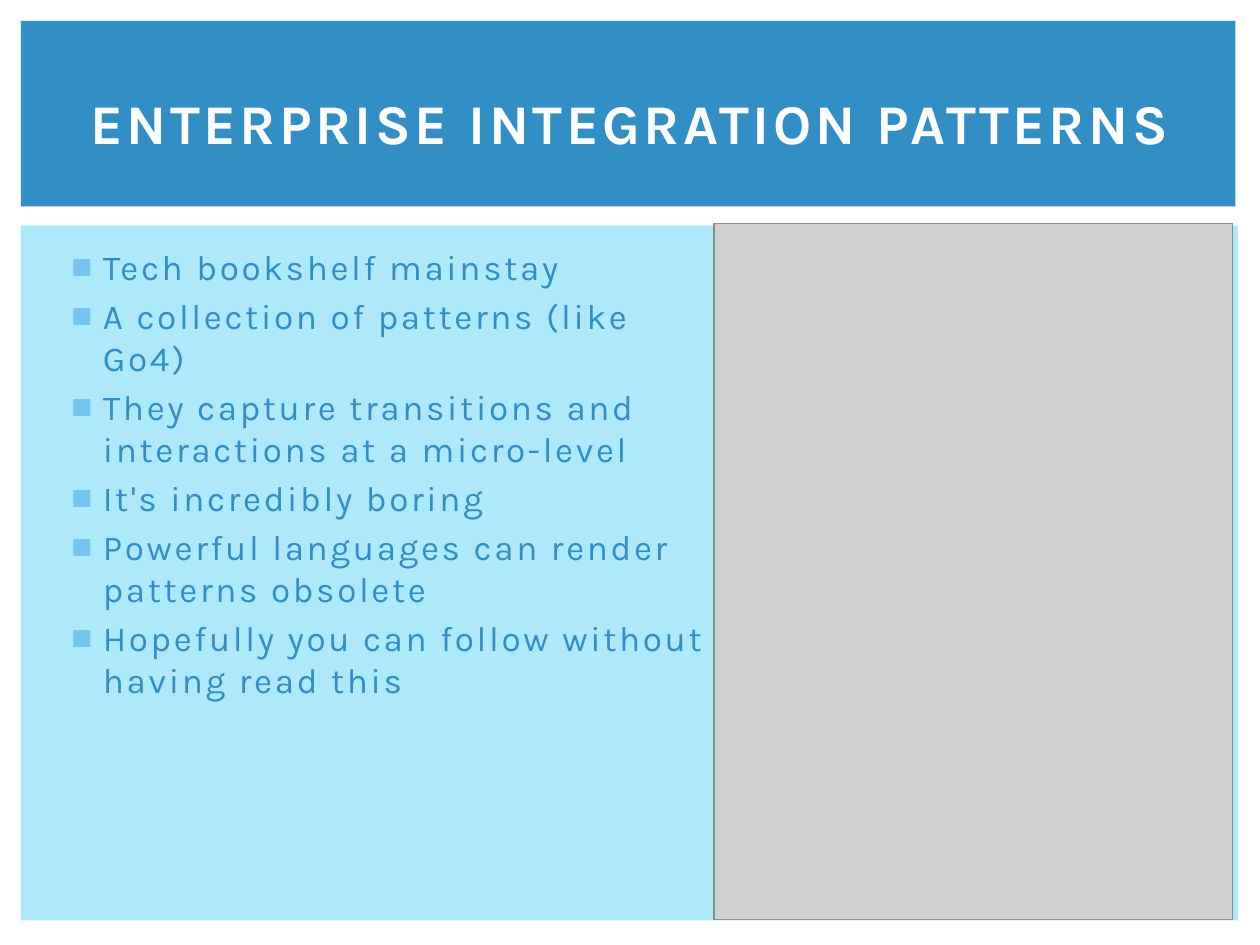
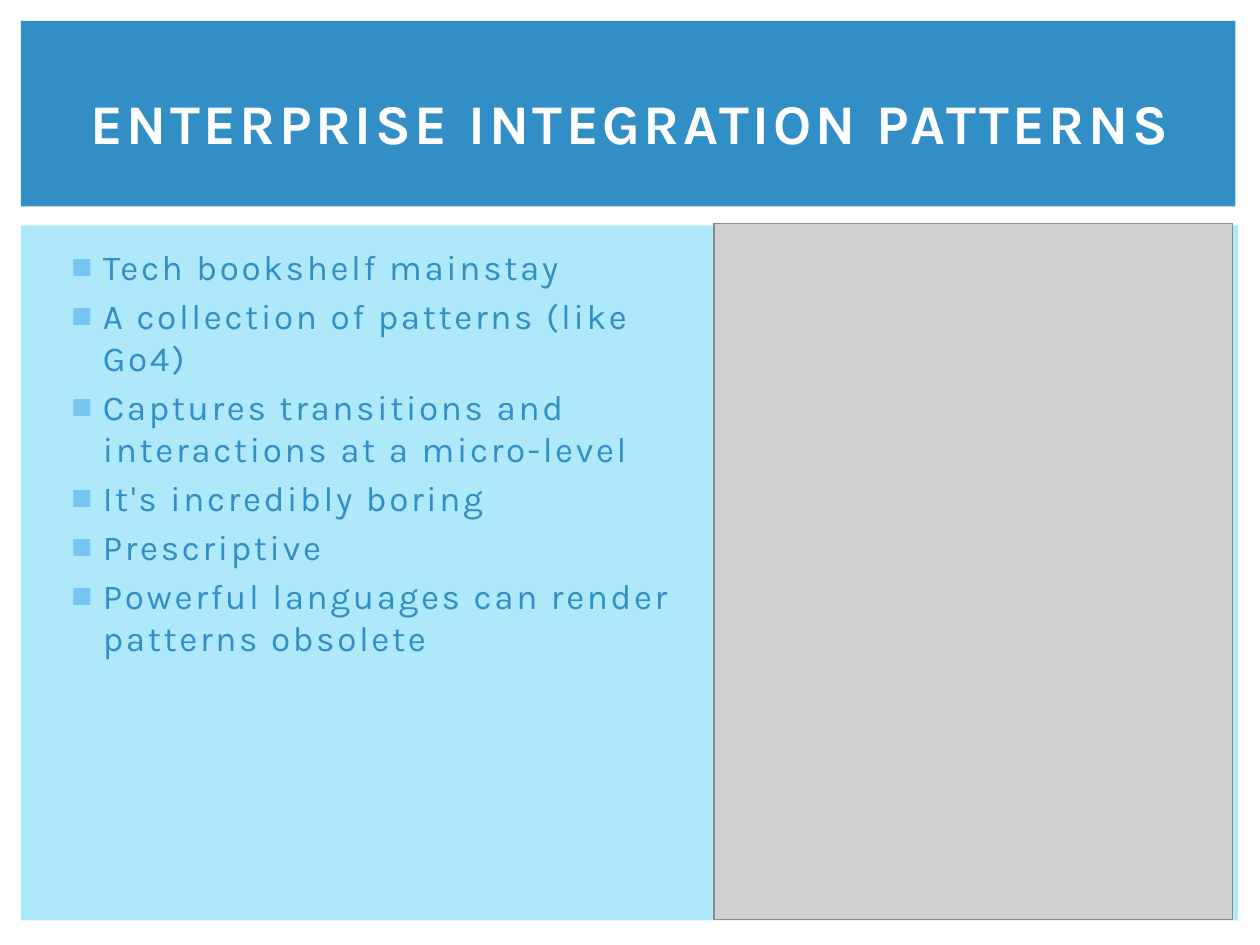
Before and after one commit to clumsyjedi/euroclojure2013, a slide deck: slide 4 of SLIDES.pptx. Drawn at 1260x945 pixels with LibreOffice and Linux fonts; fonts in the diff are those of the drawing; grey boxes stand for pictures. Boxes give left, top, right and bottom in pixels: in the first picture for what was removed or moved away, otherwise in the second. Text is boxed around its words. In the diff, an @@ line names an element or a change of style, - is before the commit and + after.

```diff
--- a/SLIDES.pptx
+++ b/SLIDES.pptx
@@ text at [103,396,627,463]: text changed @@
-■ They capture transitions and interactions at a micro-level
+■ Captures transitions and interactions at a micro-level
@@ text at [103,536,321,568]: paragraph added @@
+■ Prescriptive
@@ text at [103,627,701,702]: paragraph removed @@
-■ Hopefully you can follow without having read this
```
Also in this commit, not shown: 21 other slides changed, 1 slide removed, 1 other file.
